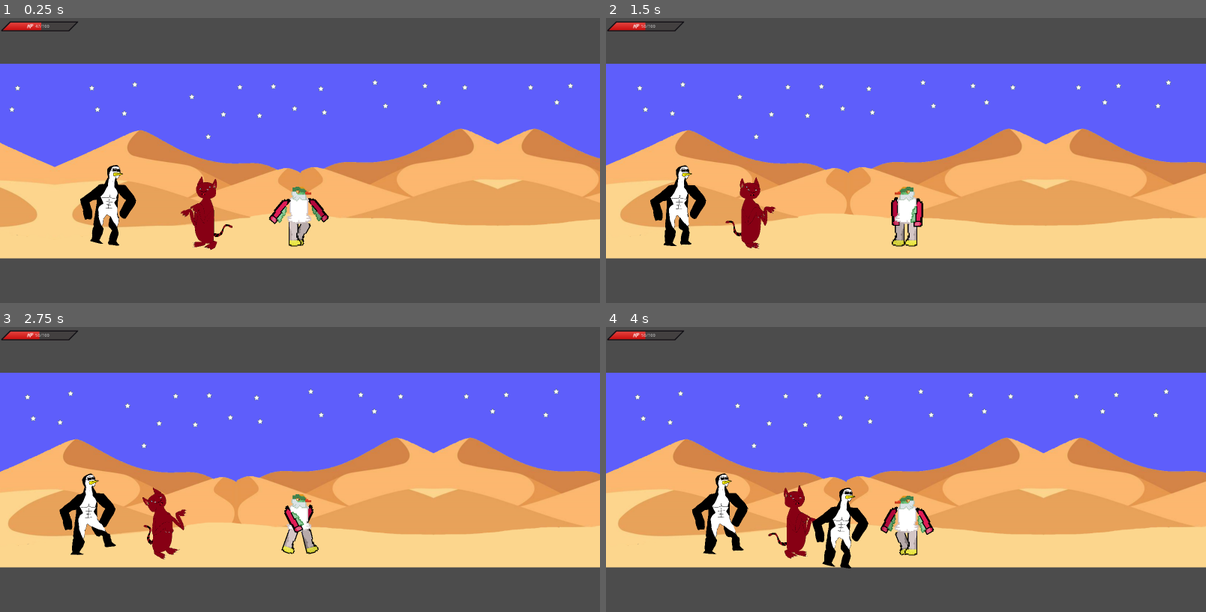
Above: before the commit, frames 1-4 (two rows, left to right).
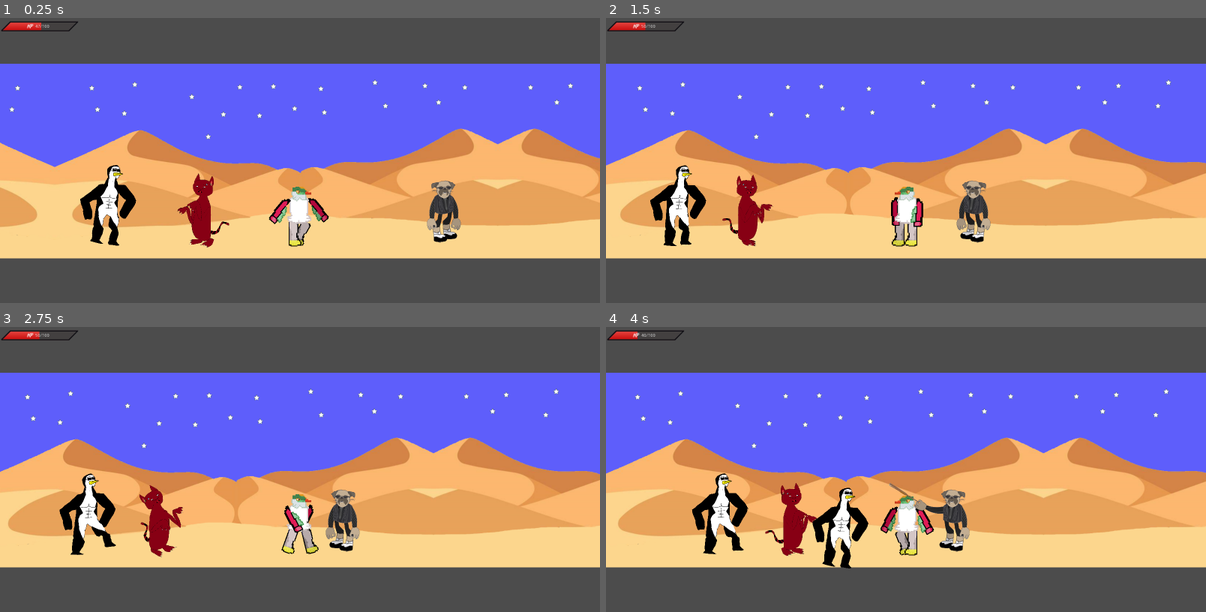
Above: after the commit, the same moments.

Repository: GFinformaticien/26_02GameJam
Game: Godot game, scene res://scenes/levels/principale.tscn
Same seed, same stepped clock (60 frames per second), same inputs: the game is played once before the commit and once after it.
Inputs:
- Up to frame 1 (0.25 s): no input
- Up to frame 2 (1.5 s): tap Enter at 0.5 s; hold Right (ui_right) 0.53-1.28 s; hold Shift 0.53-1.28 s; hold Left (ui_left) from 1.28 s (still down); tap 1 at 1.35 s
- Up to frame 3 (2.75 s): release Left (ui_left) at 2.03 s; hold Right (ui_right) from 2.03 s (still down); hold 2 from 2.03 s (still down)
- Up to frame 4 (4 s): release 2 at 2.78 s; tap Ctrl at 2.85 s; release Right (ui_right) at 3.53 s; hold Left (ui_left) from 3.53 s (still down); hold Shift from 3.53 s (still down)

The runs differ from the first frame. In frame 1, 1.4% of the frame differs, in the area x 29-77%, y 54-82%; in frame 2, 1.3%; in frame 3, 1.3%; in frame 4, 1.4%, in the area x 5-61%, y 1-82%.

Commit message:
puggu added

Diff:
--- a/scenes/levels/principale.tscn
+++ b/scenes/levels/principale.tscn
@@ -7,6 +7,7 @@
 [ext_resource path="res://scripts/spawner.gd" type="Script" id=5]
 [ext_resource path="res://scenes/UI/Interface.tscn" type="PackedScene" id=6]
 [ext_resource path="res://scenes/mobs/Cat.tscn" type="PackedScene" id=7]
+[ext_resource path="res://scenes/mobs/Puggu.tscn" type="PackedScene" id=8]
 
 [node name="Scene" type="Node2D"]
 script = ExtResource( 5 )
@@ -41,7 +42,10 @@
 texture = ExtResource( 3 )
 
 [node name="Cat" parent="." instance=ExtResource( 7 )]
-position = Vector2( 400, 400 )
+position = Vector2( 390, 392 )
+
+[node name="Puggu" parent="." instance=ExtResource( 8 )]
+position = Vector2( 1255.11, 459.143 )
 [connection signal="health_changed" from="UFTKA/Health" to="InterfaceLayer/Interface" method="_on_Health_health_changed"]
 
 [editable path="UFTKA"]
--- a/scenes/mobs/Puggu.tscn
+++ b/scenes/mobs/Puggu.tscn
@@ -1,7 +1,8 @@
-[gd_scene load_steps=5 format=2]
+[gd_scene load_steps=9 format=2]
 
 [ext_resource path="res://assets/puggumafia.png" type="Texture" id=1]
 [ext_resource path="res://assets/hornyhammer.png" type="Texture" id=2]
+[ext_resource path="res://scripts/puggu.gd" type="Script" id=3]
 
 [sub_resource type="Animation" id=1]
 resource_name = "HornyBonk"
@@ -61,10 +62,10 @@
 tracks/4/imported = false
 tracks/4/enabled = true
 tracks/4/keys = {
-"times": PoolRealArray( 0, 0.1, 0.2, 0.3, 1.1, 1.2, 1.3, 1.4 ),
-"transitions": PoolRealArray( 1, 1, 1, 1, 1, 1, 1, 1 ),
-"update": 0,
-"values": [ Vector2( 560.204, 479.555 ), Vector2( 663.278, 447.278 ), Vector2( 766.352, 289.135 ), Vector2( 767.603, 179.076 ), Vector2( 767.603, 179.076 ), Vector2( 766.352, 289.135 ), Vector2( 663.278, 447.278 ), Vector2( 560.204, 479.555 ) ]
+"times": PoolRealArray( 0, 0.1, 0.2, 0.3, 1, 1.1, 1.2, 1.3, 1.4 ),
+"transitions": PoolRealArray( 1, 1, 1, 1, 1, 1, 1, 1, 1 ),
+"update": 0,
+"values": [ Vector2( 29.3266, 46.9731 ), Vector2( 68.5262, 36.2823 ), Vector2( 102.826, -19.3988 ), Vector2( 101.489, -56.8166 ), Vector2( 101.489, -56.8166 ), Vector2( 107.726, -27.8624 ), Vector2( 97.9258, 0.200939 ), Vector2( 79.2169, 22.4734 ), Vector2( 54.7172, 35.8369 ) ]
 }
 tracks/5/type = "value"
 tracks/5/path = NodePath("HornyHammer:rotation_degrees")
@@ -89,6 +90,18 @@
 "transitions": PoolRealArray( 1, 1, 1, 1 ),
 "update": 0,
 "values": [ 90.0002, 90.0002, 96.1, 90.0002 ]
+}
+tracks/7/type = "value"
+tracks/7/path = NodePath("hitbox/CollisionShape2D:disabled")
+tracks/7/interp = 1
+tracks/7/loop_wrap = true
+tracks/7/imported = false
+tracks/7/enabled = true
+tracks/7/keys = {
+"times": PoolRealArray( 0, 0.5, 1 ),
+"transitions": PoolRealArray( 1, 1, 1 ),
+"update": 1,
+"values": [ true, false, true ]
 }
 
 [sub_resource type="Animation" id=2]
@@ -129,7 +142,20 @@
 "values": [ true, false ]
 }
 
+[sub_resource type="RectangleShape2D" id=3]
+extents = Vector2( 48.0993, 98.4082 )
+
+[sub_resource type="GDScript" id=5]
+script/source = "extends RigidBody2D
+
+export var damage = 5
+"
+
+[sub_resource type="RectangleShape2D" id=4]
+extents = Vector2( 89.8212, 38.4705 )
+
 [node name="Puggu" type="Node2D"]
+script = ExtResource( 3 )
 
 [node name="puggumafia" type="Sprite" parent="."]
 visible = false
@@ -137,9 +163,10 @@
 texture = ExtResource( 1 )
 
 [node name="Polygons2D" type="Node2D" parent="."]
+position = Vector2( -470.926, -342.492 )
+scale = Vector2( 0.35, 0.35 )
 __meta__ = {
-"_edit_group_": true,
-"_edit_lock_": true
+"_edit_group_": true
 }
 
 [node name="LegL" type="Polygon2D" parent="Polygons2D"]
@@ -215,9 +242,11 @@
 bones = [ NodePath("Tronk"), PoolRealArray( 0, 0, 0, 0, 0, 0, 0, 0, 0, 0, 0, 0, 0, 0, 0, 0, 0, 0, 0, 0, 0, 0, 0, 0, 0,  …(1600 unchanged characters)…
 
 [node name="Skeleton2D" type="Skeleton2D" parent="."]
+position = Vector2( -470.926, -342.492 )
+scale = Vector2( 0.35, 0.35 )
 
 [node name="Tronk" type="Bone2D" parent="Skeleton2D"]
-position = Vector2( 477.808, 358.753 )
+position = Vector2( 1350.76, 992.098 )
 rest = Transform2D( 1, 0, 0, 1, 477.808, 358.753 )
 
 [node name="Head" type="Bone2D" parent="Skeleton2D/Tronk"]
@@ -279,17 +308,33 @@
 
 [node name="HornyHammer" type="Sprite" parent="."]
 visible = false
-position = Vector2( 560.204, 479.555 )
-scale = Vector2( 0.5, 0.5 )
+position = Vector2( 54.7172, 35.8369 )
+scale = Vector2( 0.15, 0.15 )
 texture = ExtResource( 2 )
 centered = false
 offset = Vector2( 0, -559 )
 
 [node name="hurtbox" type="RigidBody2D" parent="."]
+position = Vector2( -470.926, -342.492 )
 collision_layer = 0
+mode = 3
+gravity_scale = 0.0
+contact_monitor = true
 
 [node name="CollisionShape2D" type="CollisionShape2D" parent="hurtbox"]
+position = Vector2( 469.475, 340.948 )
+shape = SubResource( 3 )
 
 [node name="hitbox" type="RigidBody2D" parent="."]
+position = Vector2( 584.164, 260.334 )
 collision_layer = 6
 collision_mask = 2147483648
+mode = 3
+contact_monitor = true
+script = SubResource( 5 )
+
+[node name="CollisionShape2D" type="CollisionShape2D" parent="hitbox"]
+position = Vector2( -448.331, -325.843 )
+shape = SubResource( 4 )
+disabled = true
+[connection signal="body_entered" from="hurtbox" to="." method="_on_hurtbox_body_entered"]
--- a/scripts/Player.gd
+++ b/scripts/Player.gd
@@ -64,3 +64,4 @@
 func _on_hitbox_player_body_entered(body):
 	if(body.name == "hitbox" and body.get_parent().get_name() != self.get_name()):
 		$Health.take_damage(body.damage)
+	print("player",global_position.x)
--- a/scripts/cat.gd
+++ b/scripts/cat.gd
@@ -39,7 +39,7 @@
 		else:
 			if(timel - previoustime > 0.5):
 				previoustime = timel
-				print("cat :", state)
+				#print("cat :", state)
 				match state:
 					"attack":
 						attack()
@@ -68,7 +68,7 @@
 		inAction = false
 		state = "fliping"
 		self.scale.x = newscale
-		self.position.x -= newscale * 130
+		self.global_position.x += 472.533*newscale
 		yield(get_tree().create_timer(0.5), "timeout")
 		fliping = false
 		state = randomAttack()
--- a/scripts/ia.gd
+++ b/scripts/ia.gd
@@ -40,7 +40,7 @@
 		else:
 			if(timel - previoustime > 0.5):
 				previoustime = timel
-				print("ia : state -", state, " inAction-", inAction, " AnimationPlayer.is_playing() -",$AnimationPlayer.is_playing()," fliping-",fliping)
+				#print("ia : state -", state, " inAction-", inAction, " AnimationPlayer.is_playing() -",$AnimationPlayer.is_playing()," fliping-",fliping)
 				match state:
 					"attack":
 						attack()
--- a/scripts/puggu.gd
+++ b/scripts/puggu.gd
@@ -24,7 +24,7 @@
 	timel = 0
 	previoustime = 0
 	previoustimeflip = 0
-	healthPoint = 3
+	healthPoint = 100
 	alive =true
 	fliping = false
 
@@ -39,7 +39,6 @@
 		else:
 			if(timel - previoustime > 0.5):
 				previoustime = timel
-				print("cat :", state)
 				match state:
 					"attack":
 						attack()
@@ -57,8 +56,8 @@
 func testFlip():
 	var scale = self.scale.x
 	var newscale
-	if(self.global_position.x-other.global_position.x<0):
-		newscale = - 1
+	if(self.global_position.x-other.global_position.x>0):
+		newscale = -1
 	else:
 		newscale =  1
 	if(scale != newscale):
@@ -68,7 +67,6 @@
 		inAction = false
 		state = "fliping"
 		self.scale.x = newscale
-		self.position.x -= newscale * 130
 		yield(get_tree().create_timer(0.5), "timeout")
 		fliping = false
 		state = randomAttack()
@@ -86,8 +84,9 @@
 		if(abs(other.global_position.x-self.global_position.x) > distance):
 			state = "walking"
 		else:
-			$AnimationPlayer.play("attack")
+			$AnimationPlayer.play("HornyBonk")
 			#animation_player.connect("finished", animation_player, "stop")
+
 			var tmp = randomAttack()
 			var cd = 0.8
 			if(tmp=="attack"):
@@ -106,16 +105,14 @@
 		#print("attack tp")
 	else:
 		#print("move")
-		$AnimationPlayer.play("walk")
+		#$AnimationPlayer.play("walk")
 		var scale_before = self.scale.x
 		if(self.global_position.x-other.global_position.x<0):
-			self.scale.x = - 1
+			self.scale.x = 1
 			move = 1
 		else:
-			self.scale.x = 1
+			self.scale.x = -1
 			move = -1
-		if(scale_before != self.scale.x):
-			self.global_position.x -= self.scale.x * 130
 		self.global_position.x+=move
 		#print("moving",self.global_position.x)
 
@@ -123,7 +120,7 @@
 	#print("taunt")
 	if(!inAction && !$AnimationPlayer.is_playing() && !fliping):
 		inAction = true
-		$AnimationPlayer.play("taunt")
+		#$AnimationPlayer.play("taunt")
 		#animation_player.connect("finished", animation_player, "stop")
 		var tmp = randomAttack()
 		var cd = 0.8
@@ -138,20 +135,28 @@
 
 func randomAttack():
 	var action = randi() % 13
-	if action < 7:
-		return "attack"
-	else: return "taunt"
+	#if action < 7:
+	return "attack"
+	#else: return "taunt"
 
 func takehit(hitvalue):
 	healthPoint -= hitvalue
 	force_action_end()
 	if(healthPoint>0):
-		$AnimationPlayer.play("takehit")
+		#$AnimationPlayer.play("takehit")
 		state = "waiting"
 	else:
-		$AnimationPlayer.play("Die")
-		yield($AnimationPlayer, "animation_finished")
+		#$AnimationPlayer.play("Die")
+		#yield($AnimationPlayer, "animation_finished")
 		alive = false
 
 func force_action_end():
 	$AnimationPlayer.stop()
+
+
+
+func _on_hurtbox_body_entered(body):
+	print("something")
+	if(body.name == "hitbox"):
+		$Health.take_damage(body.damage)
+		print("puggu")
Not shown: 1 places in scenes/levels/principale.tscn that only renumber resources
